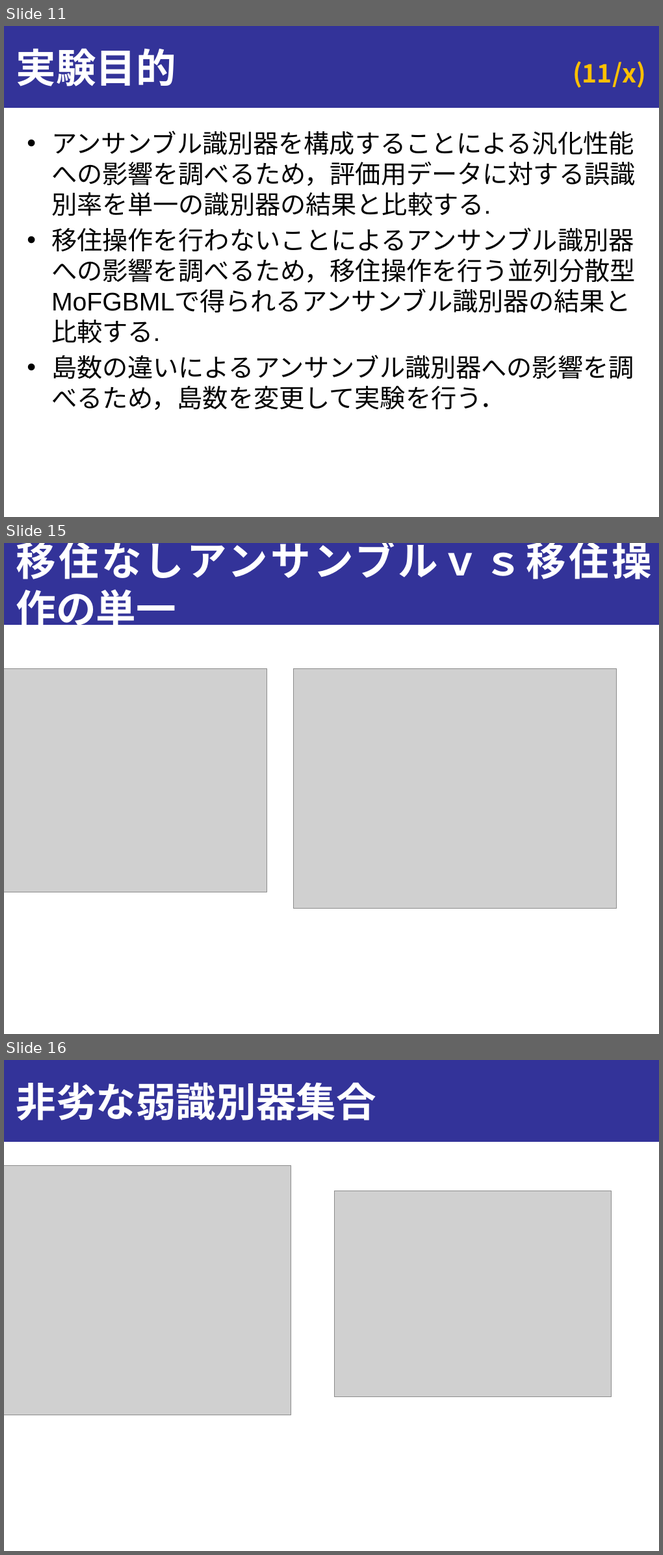
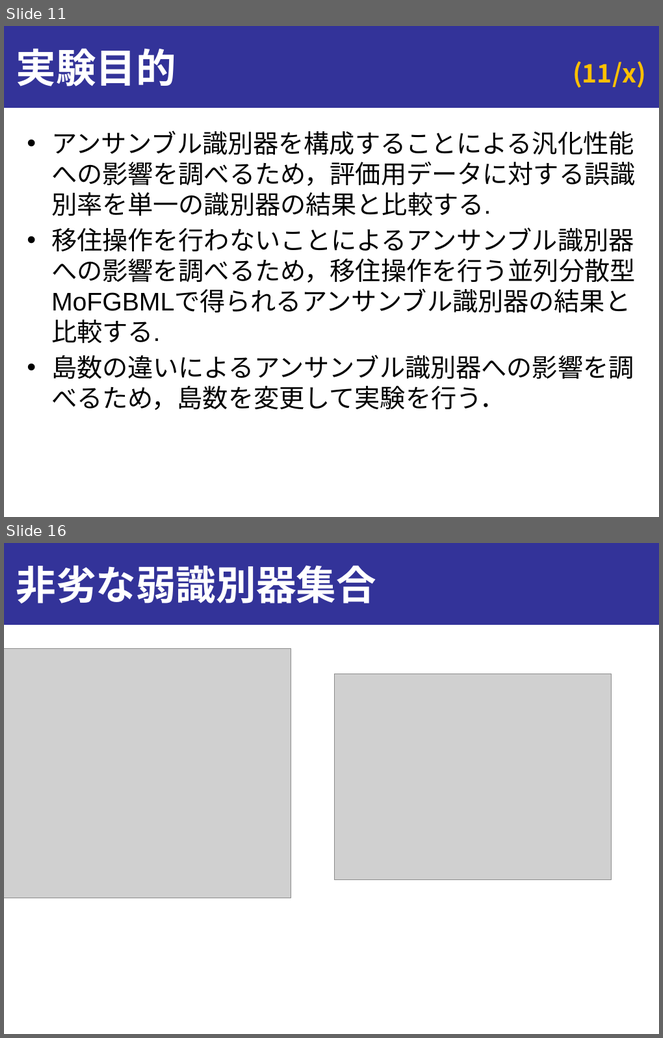
Before and after one commit to onikUone/Junior_slides, a slide deck: スライド_v1.pptx. Shown one above the other, each under a label of ours: slides 11, 15 and 16 before the commit, slides 11 and 16 after it; the slides between them are not shown. The pictures are 663x1555 and 663x1038 pixels, drawn with LibreOffice and Linux fonts; fonts in the diff are those of the drawing; grey boxes stand for pictures. Boxes give left, top, right and bottom in pixels: in the first picture for what was removed or moved away, otherwise in the second. Text is boxed around its words. In the diff, an @@ line names an element or a change of style, - is before the commit and + after.

```diff
--- a/スライド_v1.pptx
+++ b/スライド_v1.pptx
@@ slide 15 removed at (x1=4, y1=543, x2=659, y2=1034), background #FFFFFF; not listed: 1 template element that a slide beside it also shows @@
@@ title removed at (x1=16, y1=543, x2=651, y2=579) @@
-移住なしアンサンブルｖｓ移住操作の単一
@@ picture removed at (x1=4, y1=669, x2=267, y2=893) @@
@@ picture removed at (x1=294, y1=668, x2=617, y2=908) @@
```
Also in this commit, not shown: 1 slide changed, 1 slide added.
